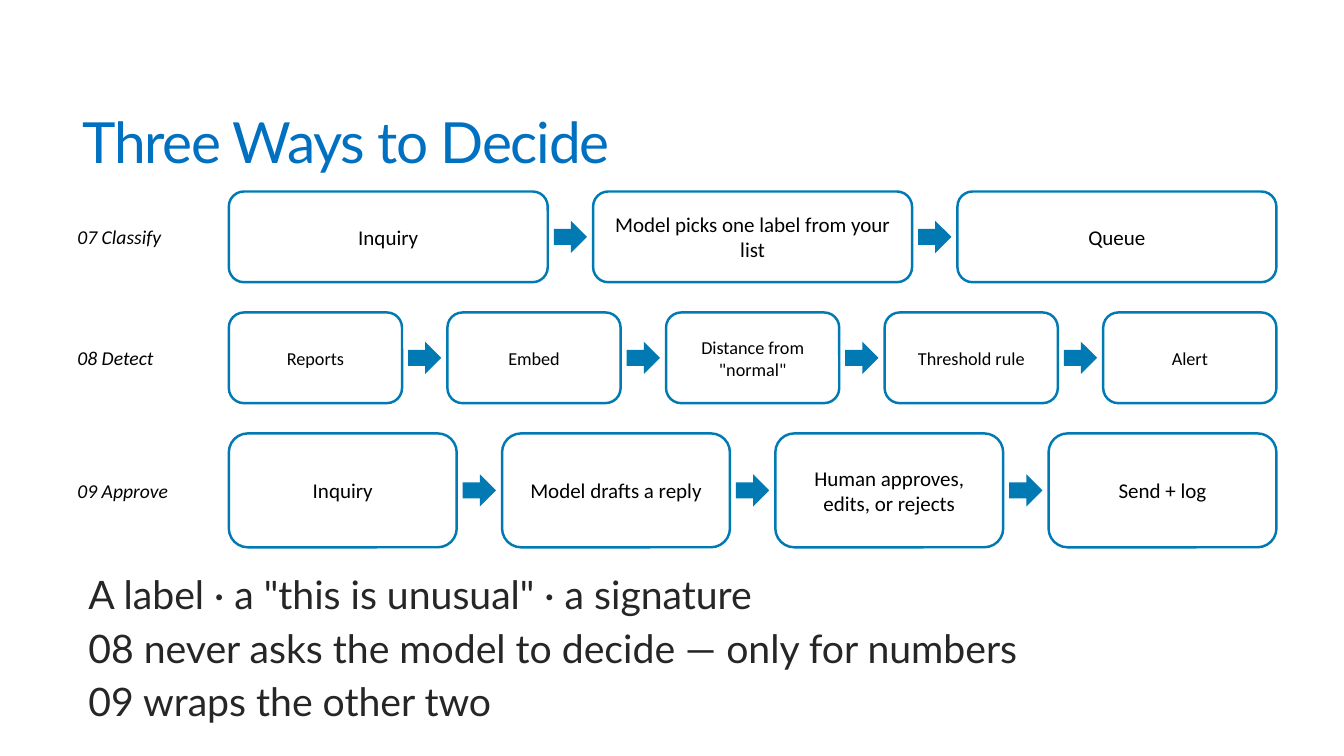
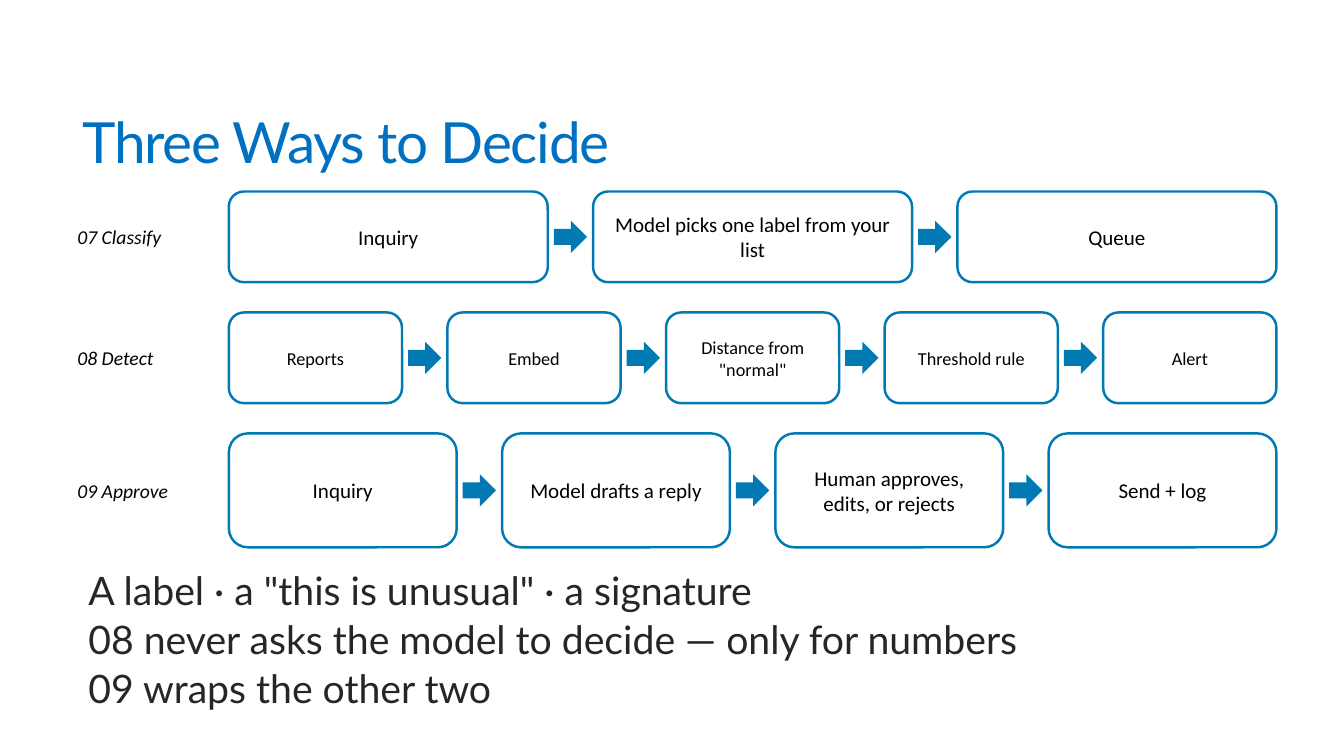
Before and after one commit to trailheadtechnology/10-ai-features-workshop, a slide deck: slide 10 of docs/slides/pptx/M3-deciding.pptx. Drawn at 1344x756 pixels with LibreOffice and Linux fonts; fonts in the diff are those of the drawing. Boxes give left, top, right and bottom in pixels: in the first picture for what was removed or moved away, otherwise in the second. Text is boxed around its words. In the diff, an @@ line names an element or a change of style, - is before the commit and + after.

```diff
--- a/docs/slides/pptx/M3-deciding.pptx
+++ b/docs/slides/pptx/M3-deciding.pptx
@@ text "A label · a "this ..." at (88,576,1018,710): line spacing 0.85 to 0.75 @@
```
Also in this commit, not shown: 2 other slides changed, 1 other file.
